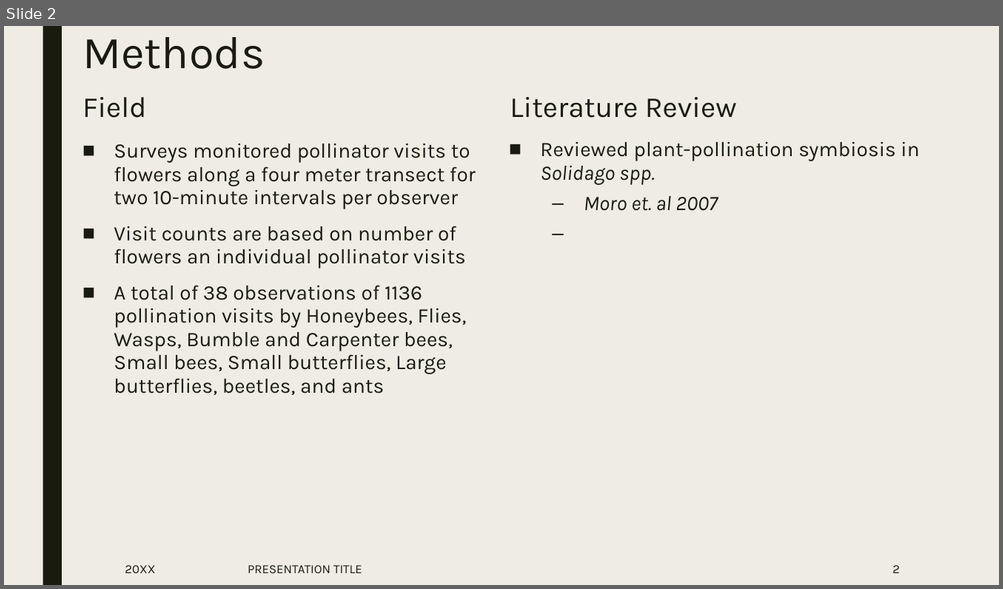
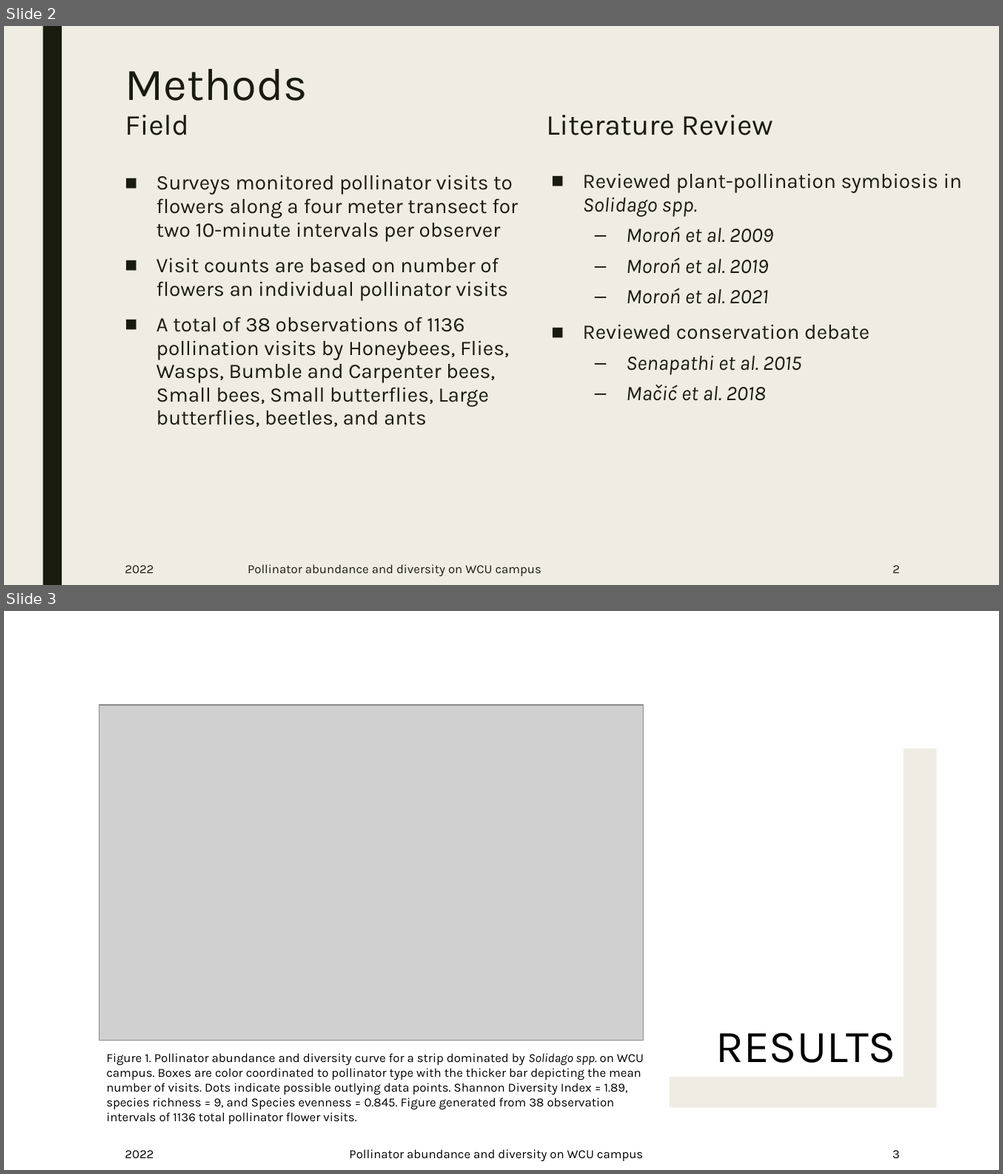
Before and after one commit to nottedy94/COAD-Final, a slide deck: Pollinator abundance survey.pptx. Shown one above the other, each under a label of ours: slide 2 before the commit, slides 2 and 3 after it. The pictures are 1003x589 and 1003x1174 pixels, drawn with LibreOffice and Linux fonts; fonts in the diff are those of the drawing; grey boxes stand for pictures. Boxes give left, top, right and bottom in pixels: in the first picture for what was removed or moved away, otherwise in the second. Text is boxed around its words. In the diff, an @@ line names an element or a change of style, - is before the commit and + after.

```diff
--- a/Pollinator abundance survey.pptx
+++ b/Pollinator abundance survey.pptx
@@ slide 3 added at [4, 611, 999, 1170], background #FFFFFF @@
@@ picture added at [99, 705, 643, 1041] @@
@@ freeform shape added at [669, 749, 936, 1108], fill #EFEDE3 @@
@@ text added at [106, 1054, 643, 1125], 12 pt, text #000000 @@
+Figure 1. Pollinator abundance and diversity curve for a strip dominated by Solidago spp. on WCU campus. Boxes are color coordinated to pollinator type with the thicker bar depicting the mean number of visits. Dots indicate possible outlying data points. Shannon Diversity Index = 1.89, species richness = 9, and Species evenness = 0.845. Figure generated from 38 observation intervals of 1136 total pollinator flower visits.
@@ title added at [716, 1033, 896, 1063], 44 pt, text #000000 @@
+RESULTS
@@ text added at [125, 1150, 153, 1159], 12 pt, text #000000 @@
+2022
@@ text added at [349, 1150, 643, 1162], 12 pt, text #000000 @@
+Pollinator abundance and diversity on WCU campus
@@ page number added at [892, 1150, 899, 1159], 12 pt, text #000000 @@
+3
@@ slide 2 changed as well @@
@@ 2 texts, 1 title: place and size @@
-2 texts, 1 title at [82, 37, 919, 395]
+2 texts, 1 title at [125, 69, 962, 427]
@@ text at [583, 227, 869, 401]: text changed @@
-  – Moro et. al 2007
+  – Moroń et al. 2009
+  – Moroń et al. 2019
+  – Moroń et al. 2021
+■ Reviewed conservation debate
+  – Senapathi et al. 2015
+  – Mačić et al. 2018
@@ text at [125, 565, 153, 574]: text changed @@
-20XX
+2022
@@ text at [247, 565, 541, 577]: text changed @@
-PRESENTATION TITLE
+Pollinator abundance and diversity on WCU campus
```
Also in this commit, not shown: 1 other slide changed, 2 other slides added, 2 slides removed, 4 other files.
